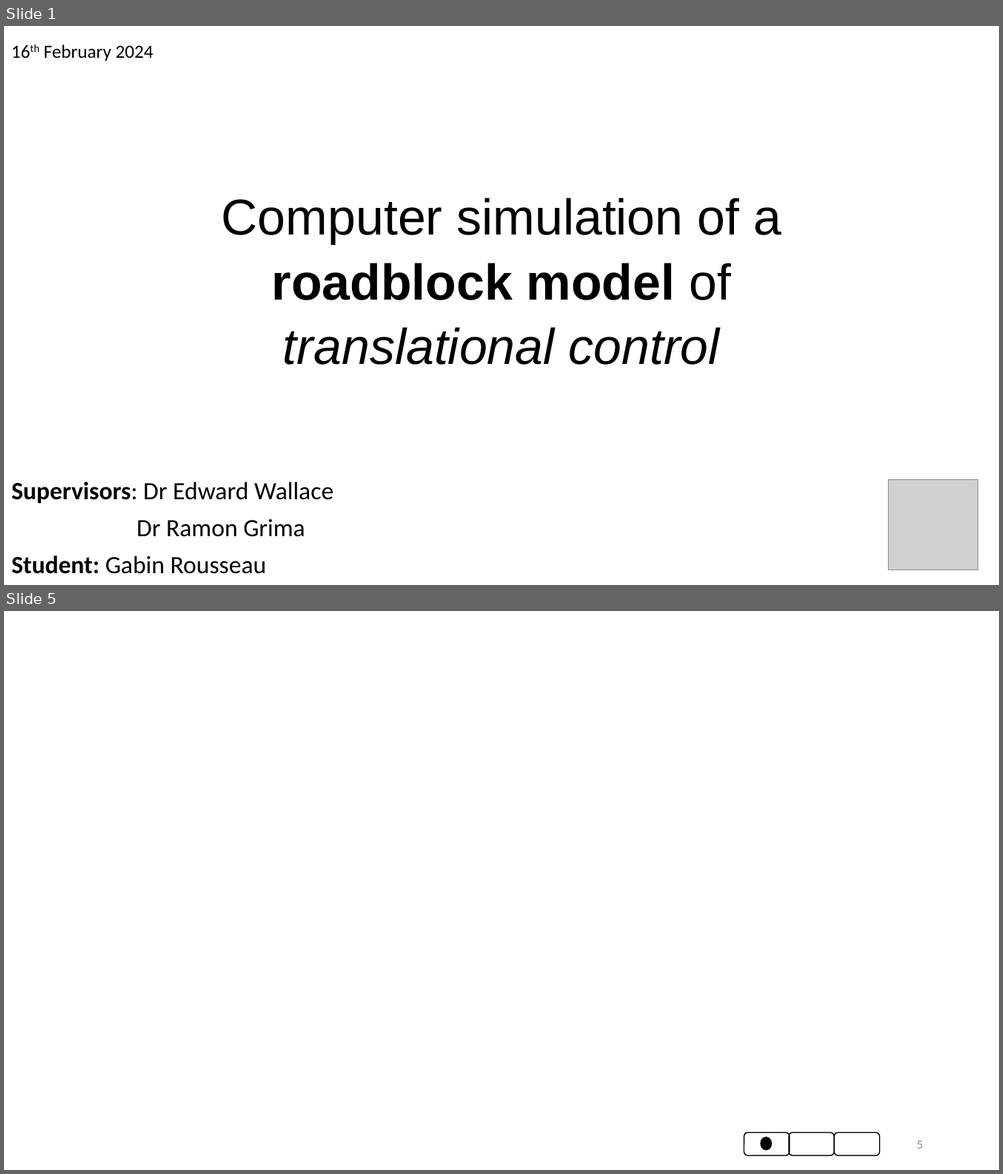
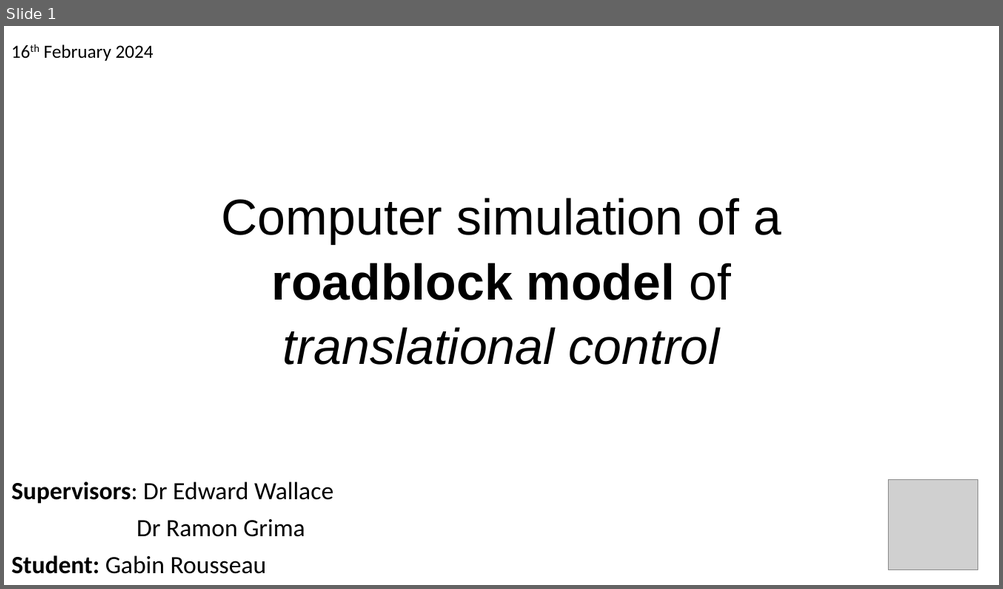
Before and after one commit to gabin-rousseau/roadblock_project, a slide deck: slides/gabinpractice_220224.pptx. Shown one above the other, each under a label of ours: slides 1 and 5 before the commit, slide 1 after it; the slides between them are not shown. The pictures are 1003x1174 and 1003x589 pixels, drawn with LibreOffice and Linux fonts; fonts in the diff are those of the drawing; grey boxes stand for pictures. Boxes give left, top, right and bottom in pixels: in the first picture for what was removed or moved away, otherwise in the second. Text is boxed around its words. In the diff, an @@ line names an element or a change of style, - is before the commit and + after.

```diff
--- a/slides/gabinpractice_220224.pptx
+++ b/slides/gabinpractice_220224.pptx
@@ slide 5 removed at [4, 611, 999, 1170], background #FFFFFF @@
@@ rounded rectangle removed at [744, 1133, 790, 1156] @@
@@ ellipse removed at [760, 1137, 771, 1150] @@
@@ rounded rectangle removed at [789, 1133, 834, 1156] @@
@@ rounded rectangle removed at [834, 1133, 879, 1156] @@
@@ page number removed at [916, 1141, 922, 1149] @@
-5
```
Also in this commit, not shown: 3 slides changed, 4 slides added.
